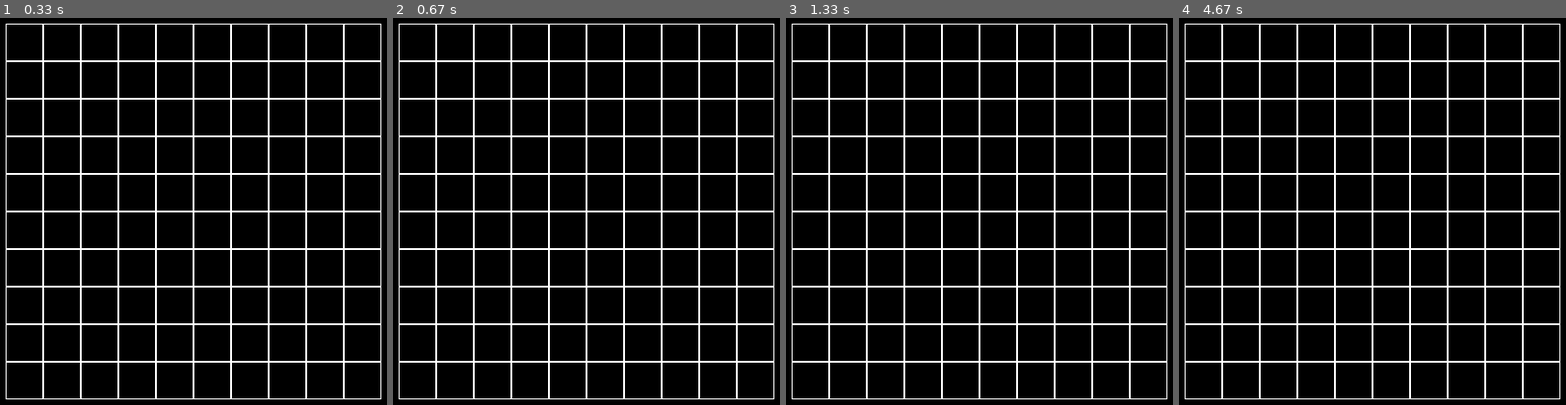
Above: before the commit, frames 1-4 (left to right).
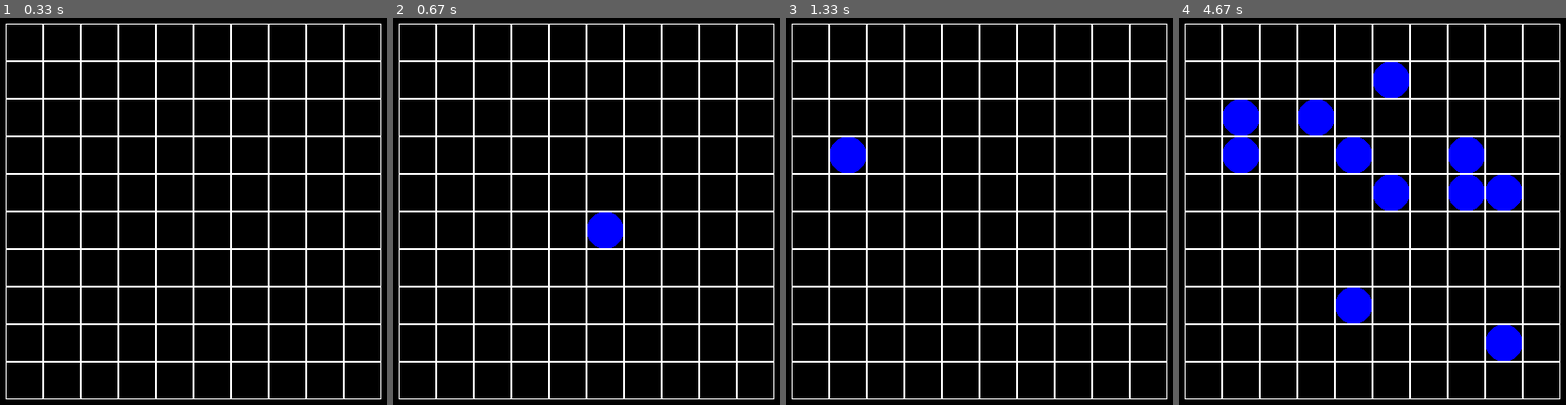
Above: after the commit, the same moments.

Repository: MyFreeR/pyGameSch
Game: pygame game, started from main.py
The game is run twice, just before and just after one commit, with the same random seed, the same clock (stepped at 60 frames per second) and the same inputs.
Inputs (mouse positions are in pixels of both pictures, inside the frame that each line leads up to):
- Up to frame 1 (0.33 s): no input
- Up to frame 2 (0.67 s): click (586, 211) at 0.38 s
- Up to frame 3 (1.33 s): click (979, 238) at 0.72 s; click (855, 153) at 1.05 s
- Up to frame 4 (4.67 s): click (1515, 350) at 1.38 s; click (1380, 79) at 1.72 s; click (1353, 312) at 2.05 s; click (1360, 145) at 2.38 s; click (1318, 130) at 2.72 s; click (1476, 176) at 3.05 s; click (1496, 203) at 3.38 s; click (1453, 141) at 3.72 s; click (1256, 134) at 4.05 s; click (1387, 196) at 4.38 s

Frame 1 is identical in both runs. In frame 2, 0.7% of the frame differs, in the area x 50-60%, y 50-60%; in frame 3, 0.7%; in frame 4, 7.8%, in the area x 11-89%, y 11-89%.

Commit message:
lns_move

Diff:
--- a/main.py
+++ b/main.py
@@ -49,6 +49,48 @@
         super().__init__(width, height)
         self.selected_cell = None
 
+    def has_path(self, x1, y1, x2, y2):
+        return True
+
+
+    def on_click(self, cell):
+        x = cell[0]
+        y = cell[1]
+        if self.selected_cell is None:
+
+            if self.board[y][x] == 1:
+                self.selected_cell = x, y
+            else:
+                self.board[y][x] = 1
+
+        else:
+            if self.selected_cell == (x, y):
+                self.selected_cell = None
+                return
+
+            x2 = self.selected_cell[0]
+            y2 = self.selected_cell[1]
+            self.board[y][x] = 1
+            self.board[y2][x2] = 0
+            self.selected_cell = None
+
+    def render(self, screen):
+        for y in range(self.height):
+            for x in range(self.width):
+
+                if self.board[y][x] == 1:
+                    color = pygame.Color("blue")
+                    pygame.draw.ellipse(screen, color,
+                                        (x * self.cell_size + self.left,
+                                         y * self.cell_size + self.top, self.cell_size,
+                                         self.cell_size))
+
+                pygame.draw.rect(screen, pygame.Color(255, 255, 255),
+                                 (x * self.cell_size + self.left, y * self.cell_size + self.top,
+                                  self.cell_size,
+                                  self.cell_size), 1)
+
+
 
 def main():
     pygame.init()
